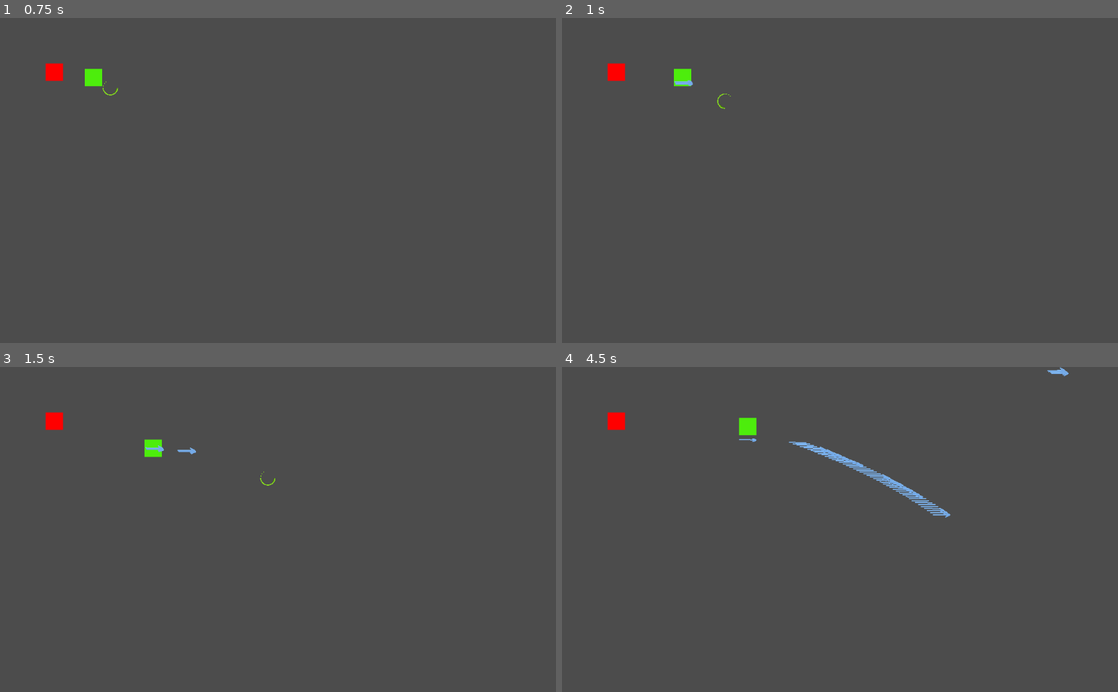
Above: before the commit, frames 1-4 (two rows, left to right).
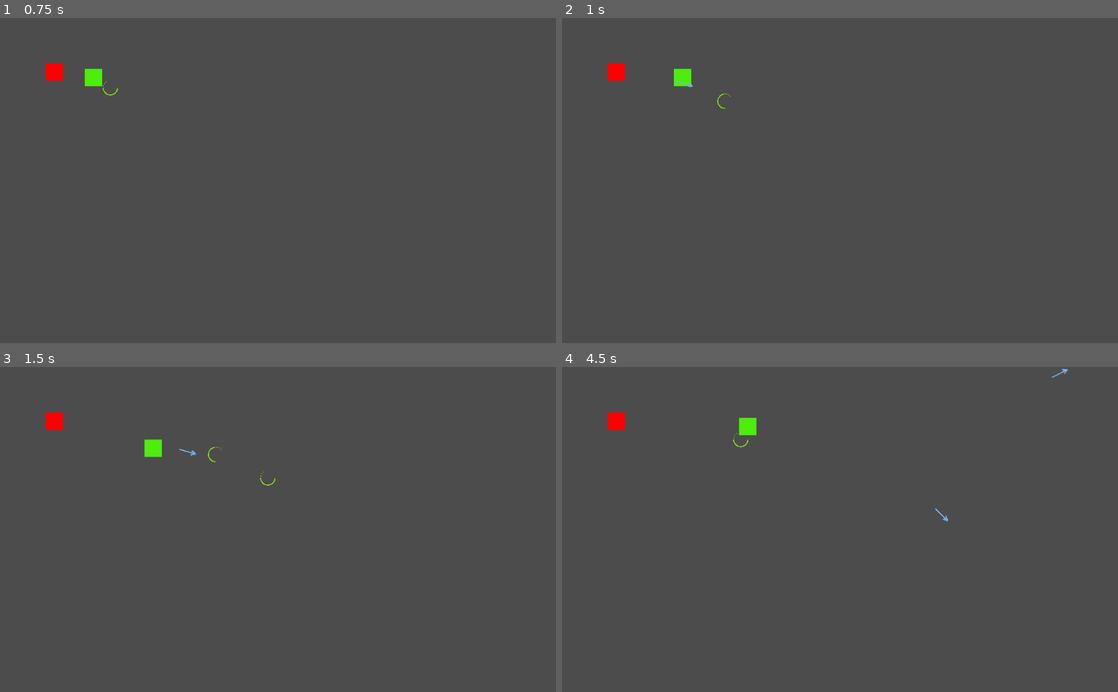
Above: after the commit, the same moments.

Repository: Skengrek/MultiplayerRPG
Game: Godot game, scene res://Scenes/main/Game.tscn
The game is run twice, just before and just after one commit, with the same random seed, the same clock (stepped at 60 frames per second) and the same inputs.
Inputs (mouse positions are in pixels of both pictures, inside the frame that each line leads up to):
- Up to frame 1 (0.75 s): tap Enter at 0.5 s; move the mouse to (400, 164) at 0.52 s; press the mouse at (400, 164) at 0.53 s; hold Right (ui_right) from 0.53 s (still down)
- Up to frame 2 (1 s): keep holding Right (ui_right); right-click (962, 164) at 0.8 s
- Up to frame 3 (1.5 s): move the mouse to (166, 545) at 1.27 s; release Right (ui_right) at 1.28 s; release the mouse at (166, 545) at 1.28 s; hold Down (ui_down) from 1.28 s (still down); right-click (166, 545) at 1.35 s
- Up to frame 4 (4.5 s): click (728, 545) at 1.55 s; move the mouse to (895, 458) at 2.02 s; release Down (ui_down) at 2.03 s; hold Right (ui_right) 2.03-2.78 s; hold Shift (dash) 2.03-2.78 s; right-click (895, 458) at 2.3 s; move the mouse to (812, 594) at 2.77 s; hold Up (ui_up) 2.78-3.53 s; click (812, 594) at 2.85 s; move the mouse to (1006, 578) at 3.52 s; hold Right mouse button (spell2) 3.53-4.28 s; hold Left (ui_left) from 3.53 s (still down); move the mouse to (673, 480) at 4.27 s; click (673, 480) at 4.35 s

Frame 1 is identical in both runs. In frame 2, less than 0.1% of the frame differs, in the area x 20-24%, y 19-22%; in frame 3, less than 0.1%; in frame 4, 0.8%, in the area x 30-92%, y 0-48%.

Commit message:
Fix Ice Spear bugs

Diff:
--- a/Scenes/Monsters/Monster1.tscn
+++ b/Scenes/Monsters/Monster1.tscn
@@ -16,6 +16,7 @@
 }"
 
 [sub_resource type="ShaderMaterial" id=6]
+resource_local_to_scene = true
 shader = SubResource( 5 )
 shader_param/flash_color = Color( 1, 0, 0, 1 )
 shader_param/flash_modifier = 1.0
--- a/Scenes/Spells/GrassBlade.gd
+++ b/Scenes/Spells/GrassBlade.gd
@@ -3,6 +3,7 @@
 export var speed:int = 400
 export var cooldown = 0.5
 
+var canCast = true
 var damage = 10
 
 var direction = Vector2.ZERO
@@ -12,6 +13,9 @@
 	direction = newDirection
 	global_position = globalPosition
 	$AnimationPlayer.play('Fired')
+	$Cooldown.wait_time = cooldown
+	$Cooldown.start()
+	canCast = false
 
 func _process(delta):
 	var _moved = translate(speed*delta*direction)
@@ -19,5 +23,9 @@
 
 func _on_GrassBlade_body_entered(body):
 	if body.has_method("processDamage"):
-		body.processDamage(5)
+		body.processDamage(damage)
 		queue_free()
+
+
+func _on_Cooldown_timeout():
+	canCast = true
--- a/Scenes/Spells/GrassBlade.tscn
+++ b/Scenes/Spells/GrassBlade.tscn
@@ -54,4 +54,7 @@
 [node name="CollisionShape2D" type="CollisionShape2D" parent="."]
 shape = SubResource( 3 )
 
+[node name="Cooldown" type="Timer" parent="."]
+
 [connection signal="body_entered" from="." to="." method="_on_GrassBlade_body_entered"]
+[connection signal="timeout" from="Cooldown" to="." method="_on_Cooldown_timeout"]
--- a/Scenes/Spells/IceSpear.gd
+++ b/Scenes/Spells/IceSpear.gd
@@ -3,6 +3,7 @@
 export var speed:int = 250
 export var cooldown = 1
 
+var canCast = true
 var damage = 5
 
 var direction = Vector2.ZERO
@@ -10,10 +11,24 @@
 func shoot(newDirection, globalPosition):
 	visible = true
 	direction = newDirection
-	$Sprite.rotation_degrees = atan2(newDirection.y, newDirection.x)
+	$Sprite.rotation_degrees = atan2(newDirection.y, newDirection.x) * 180 / PI
 	global_position = globalPosition
 	$AnimationPlayer.play('Fired')
+
+	$Cooldown.wait_time = cooldown
+	$Cooldown.start()
+	canCast = false
 
 
 func _process(delta):
 	var _moved = translate(speed*delta*direction)
+
+
+func _on_IceSpear_body_entered(body):
+	if body.has_method("processDamage"):
+		body.processDamage(damage)
+		queue_free()
+
+
+func _on_Cooldown_timeout():
+	canCast = true
--- a/Scenes/Spells/IceSpear.tscn
+++ b/Scenes/Spells/IceSpear.tscn
@@ -2,9 +2,6 @@
 
 [ext_resource path="res://Scenes/Spells/IceSpear.gd" type="Script" id=1]
 [ext_resource path="res://Assets/Spells/glassArrow.png" type="Texture" id=2]
-
-[sub_resource type="RectangleShape2D" id=1]
-extents = Vector2( 16, 5 )
 
 [sub_resource type="Animation" id=2]
 resource_name = "Fired"
@@ -38,8 +35,17 @@
 "values": [ 0 ]
 }
 
+[sub_resource type="RectangleShape2D" id=1]
+extents = Vector2( 16, 5 )
+
 [node name="IceSpear" type="Area2D"]
+collision_layer = 16
+collision_mask = 14
 script = ExtResource( 1 )
+
+[node name="AnimationPlayer" type="AnimationPlayer" parent="."]
+anims/Fired = SubResource( 2 )
+anims/RESET = SubResource( 3 )
 
 [node name="Sprite" type="Sprite" parent="."]
 texture = ExtResource( 2 )
@@ -48,6 +54,7 @@
 [node name="CollisionShape2D" type="CollisionShape2D" parent="."]
 shape = SubResource( 1 )
 
-[node name="AnimationPlayer" type="AnimationPlayer" parent="."]
-anims/Fired = SubResource( 2 )
-anims/RESET = SubResource( 3 )
+[node name="Cooldown" type="Timer" parent="."]
+
+[connection signal="body_entered" from="." to="." method="_on_IceSpear_body_entered"]
+[connection signal="timeout" from="Cooldown" to="." method="_on_Cooldown_timeout"]
--- a/Scenes/Spells/SpellScene.tscn
+++ b/Scenes/Spells/SpellScene.tscn
@@ -1,8 +1,14 @@
-[gd_scene load_steps=2 format=2]
+[gd_scene load_steps=3 format=2]
 
 [ext_resource path="res://Scenes/Spells/GrassBlade.tscn" type="PackedScene" id=1]
+[ext_resource path="res://Scenes/Spells/IceSpear.tscn" type="PackedScene" id=2]
 
 [node name="Node2D" type="Node2D"]
+position = Vector2( 18, 10 )
 
 [node name="GrassBlade" parent="." instance=ExtResource( 1 )]
-position = Vector2( 68, 19 )
+position = Vector2( 39, 2 )
+
+[node name="IceSpear" parent="." instance=ExtResource( 2 )]
+
+[connection signal="body_entered" from="IceSpear" to="IceSpear" method="_on_IceSpear_body_entered"]
--- a/Scenes/main/Game.tscn
+++ b/Scenes/main/Game.tscn
@@ -1,7 +1,8 @@
-[gd_scene load_steps=3 format=2]
+[gd_scene load_steps=4 format=2]
 
 [ext_resource path="res://Scenes/Main/Player.tscn" type="PackedScene" id=1]
 [ext_resource path="res://Scenes/Main/Game.gd" type="Script" id=2]
+[ext_resource path="res://Scenes/Spells/SpellScene.tscn" type="PackedScene" id=3]
 
 [node name="Game" type="Node2D"]
 script = ExtResource( 2 )
@@ -9,5 +10,6 @@
 [node name="Player" parent="." instance=ExtResource( 1 )]
 position = Vector2( 131, 110 )
 collision_mask = 14
-SpellDeck = [  ]
-SpellCD = [  ]
+
+[node name="Spells" parent="." instance=ExtResource( 3 )]
+visible = false
--- a/Scenes/main/Player.gd
+++ b/Scenes/main/Player.gd
@@ -17,13 +17,16 @@
 var state = State.walking
 
 # Spells
-export (Array, PackedScene) var SpellDeck
-export (Array, bool) var SpellCD
+var SpellDeck = []
+var SpellCanBeCasted = []
 
 # Ready ########################################################################
 func _ready():
-	addSpell("res://Scenes/Spells/GrassBlade.tscn")
-	addSpell("res://Scenes/Spells/IceSpear.tscn")
+	SpellDeck.resize(4)
+	SpellCanBeCasted = [$Timers/Spell1, $Timers/Spell2,
+						$Timers/Spell3, $Timers/Spell4]
+	addSpell("res://Scenes/Spells/GrassBlade.tscn", 0)
+	addSpell("res://Scenes/Spells/IceSpear.tscn", 1)
 
 
 # Process ######################################################################
@@ -64,17 +67,16 @@
 	velocity = velocity.normalized() * speed
 
 # Spells #######################################################################
-func addSpell(scenePath):
-	SpellDeck.append(load(scenePath))
-	SpellCD.append(true)
+func addSpell(scenePath, place):
+	SpellDeck[place] = load(scenePath)
 
 func useSpell(id):
-	if SpellCD[id]:
-			var newSpell = SpellDeck[id].instance()
-			newSpell.shoot(defineDirectionOfSpell(), global_position)
-			get_parent().add_child(newSpell)
-			SpellCD[0] = false
-			$Timers/Spell1Cooldown.start(newSpell.cooldown)
+	if not SpellCanBeCasted[id].time_left > 0:
+		var newSpell = SpellDeck[id].instance()
+		newSpell.shoot(defineDirectionOfSpell(), global_position)
+		get_parent().add_child(newSpell)
+		SpellCanBeCasted[id].wait_time = newSpell.cooldown
+		SpellCanBeCasted[id].start()
 
 
 func defineDirectionOfSpell():
@@ -111,5 +113,21 @@
 	canDash = true
 
 
-func _on_Spell1Cooldown_timeout():
-	SpellCD[0] = true
+func _on_Spell1_timeout():
+	pass
+	#SpellCanBeCasted[0] = true
+
+
+func _on_Spell2_timeout():
+	pass
+	#SpellCanBeCasted[1] = true.
+
+
+func _on_Spell3_timeout():
+	pass
+	#SpellCanBeCasted[2] = true
+
+
+func _on_Spell4_timeout():
+	pass
+	#SpellCanBeCasted[3] = true
--- a/Scenes/main/Player.tscn
+++ b/Scenes/main/Player.tscn
@@ -1,15 +1,12 @@
-[gd_scene load_steps=4 format=2]
+[gd_scene load_steps=3 format=2]
 
 [ext_resource path="res://Scenes/Main/Player.gd" type="Script" id=1]
-[ext_resource path="res://Scenes/Spells/GrassBlade.tscn" type="PackedScene" id=2]
 
 [sub_resource type="RectangleShape2D" id=1]
 extents = Vector2( 16, 16 )
 
 [node name="Player" type="KinematicBody2D"]
 script = ExtResource( 1 )
-SpellDeck = [ ExtResource( 2 ) ]
-SpellCD = [ true ]
 
 [node name="ColorRect" type="ColorRect" parent="."]
 margin_left = -16.0
@@ -31,9 +28,21 @@
 wait_time = 2.0
 one_shot = true
 
-[node name="Spell1Cooldown" type="Timer" parent="Timers"]
+[node name="Spell1" type="Timer" parent="Timers"]
+one_shot = true
+
+[node name="Spell2" type="Timer" parent="Timers"]
+one_shot = true
+
+[node name="Spell3" type="Timer" parent="Timers"]
+one_shot = true
+
+[node name="Spell4" type="Timer" parent="Timers"]
 one_shot = true
 
 [connection signal="timeout" from="Timers/DashDuration" to="." method="_on_DashDuration_timeout"]
 [connection signal="timeout" from="Timers/DashCooldown" to="." method="_on_DashCooldown_timeout"]
-[connection signal="timeout" from="Timers/Spell1Cooldown" to="." method="_on_Spell1Cooldown_timeout"]
+[connection signal="timeout" from="Timers/Spell1" to="." method="_on_Spell1_timeout"]
+[connection signal="timeout" from="Timers/Spell2" to="." method="_on_Spell2_timeout"]
+[connection signal="timeout" from="Timers/Spell3" to="." method="_on_Spell3_timeout"]
+[connection signal="timeout" from="Timers/Spell4" to="." method="_on_Spell4_timeout"]
--- a/project.godot
+++ b/project.godot
@@ -8,11 +8,31 @@
 
 config_version=4
 
+_global_script_classes=[ {
+"base": "Resource",
+"class": "BaseStats",
+"language": "GDScript",
+"path": "res://Scripts/Classes/BasicStats.gd"
+}, {
+"base": "Resource",
+"class": "Skill",
+"language": "GDScript",
+"path": "res://Scripts/skills/Skill.gd"
+} ]
+_global_script_class_icons={
+"BaseStats": "",
+"Skill": ""
+}
+
 [application]
 
-config/name="MultiplayerRogueLike"
+config/name="MultiplayerRRG"
 run/main_scene="res://Scenes/Main/Game.tscn"
 config/icon="res://icon.png"
+
+[global]
+
+name=false
 
 [importer_defaults]
 
